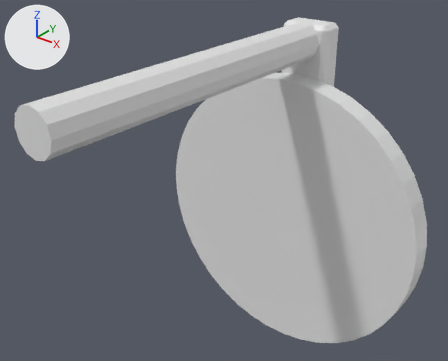
Before and after pictures for a commit that changed the OBJ model Assets/Resources/Models/Twins_M0/eject_bolt_l.obj.
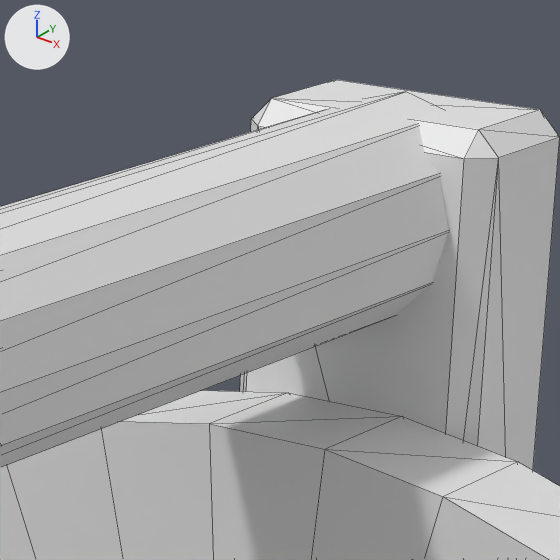
There are two pictures of each version: one whole from a 50 mm camera at (-0.1612, 0.3105, 0.3112) aimed at (-0.3167, 0.5048, 0.1908), one close up on the part from 53% to 76% of the width and 1% to 29% of the height. Arrows for +X, +Y and +Z are at upper left; the lights stay in place. The older version's two pictures come first. The close-ups show mesh edges as thin lines. Where no turn or scale is listed for an object, it has been applied to the vertices.

Names of what the first close-up shows: 'eject_bolt_l'.
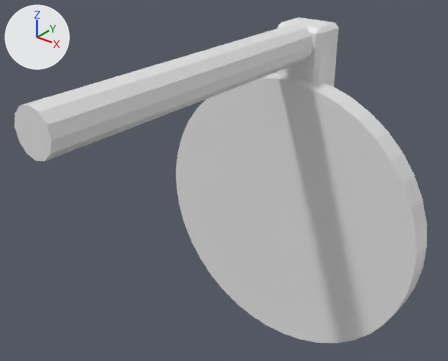
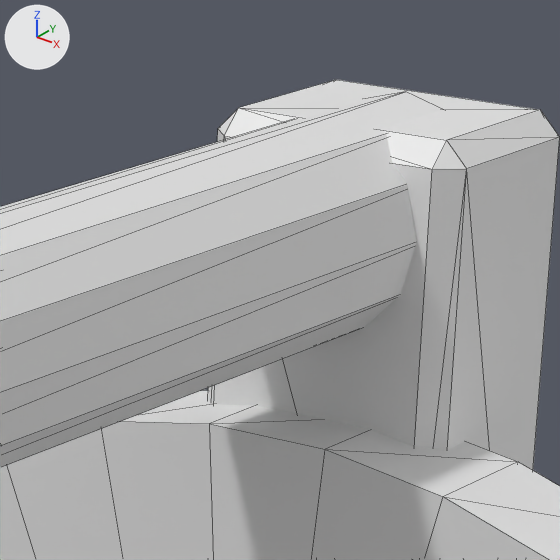
What differs and where, as boxes [x1, y1, x2, y2] in the close-ups (560 x 560 px; the box of a moved part takes in the faces that stretch with it):
part 1 of me_eject_bolt_l, moved or reshaped
    before: [240, 80, 560, 470]
    after: [208, 80, 560, 470]

The edits, one by one:
me_eject_bolt_l has 162 vertices, 308 faces and spans x -0.387..-0.241, y 0.41..0.574, z 0.081..0.252.
me_eject_bolt_l is used by ob_eject_bolt_l; location (0.0, 0.0, 0.0).
me_eject_bolt_l part 1: all 6 vertices in x -0.326..-0.302, y 0.56..0.562, z 0.249..0.251 are moved by (0.0, -0.005, 0.0).
